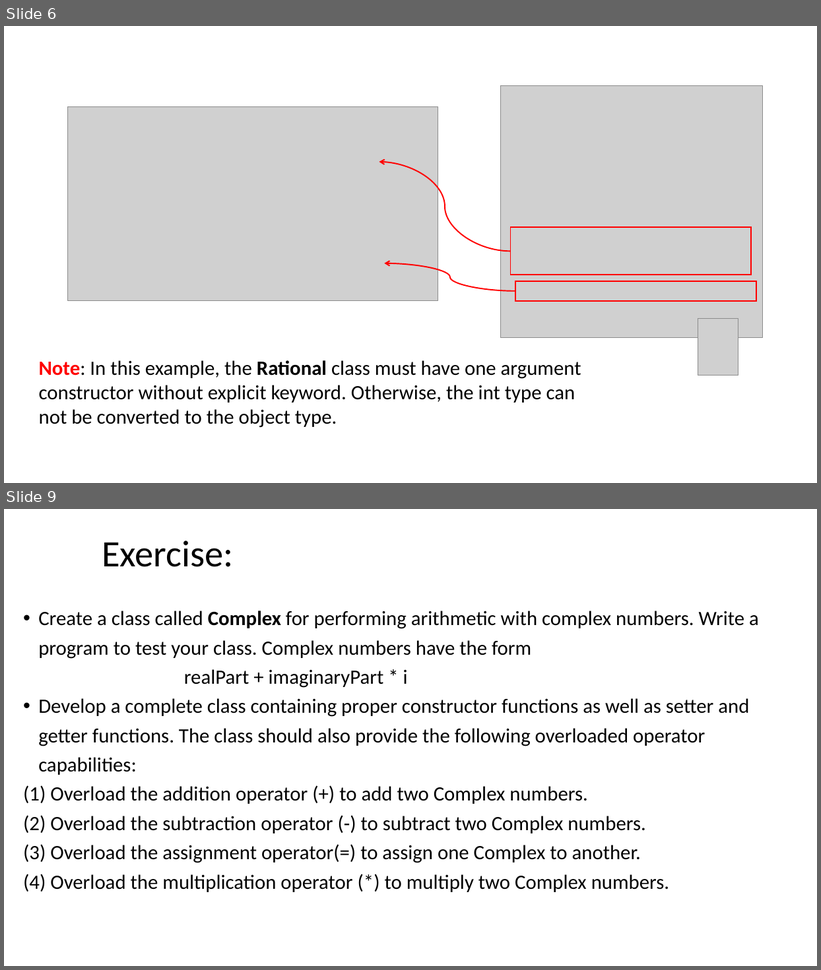
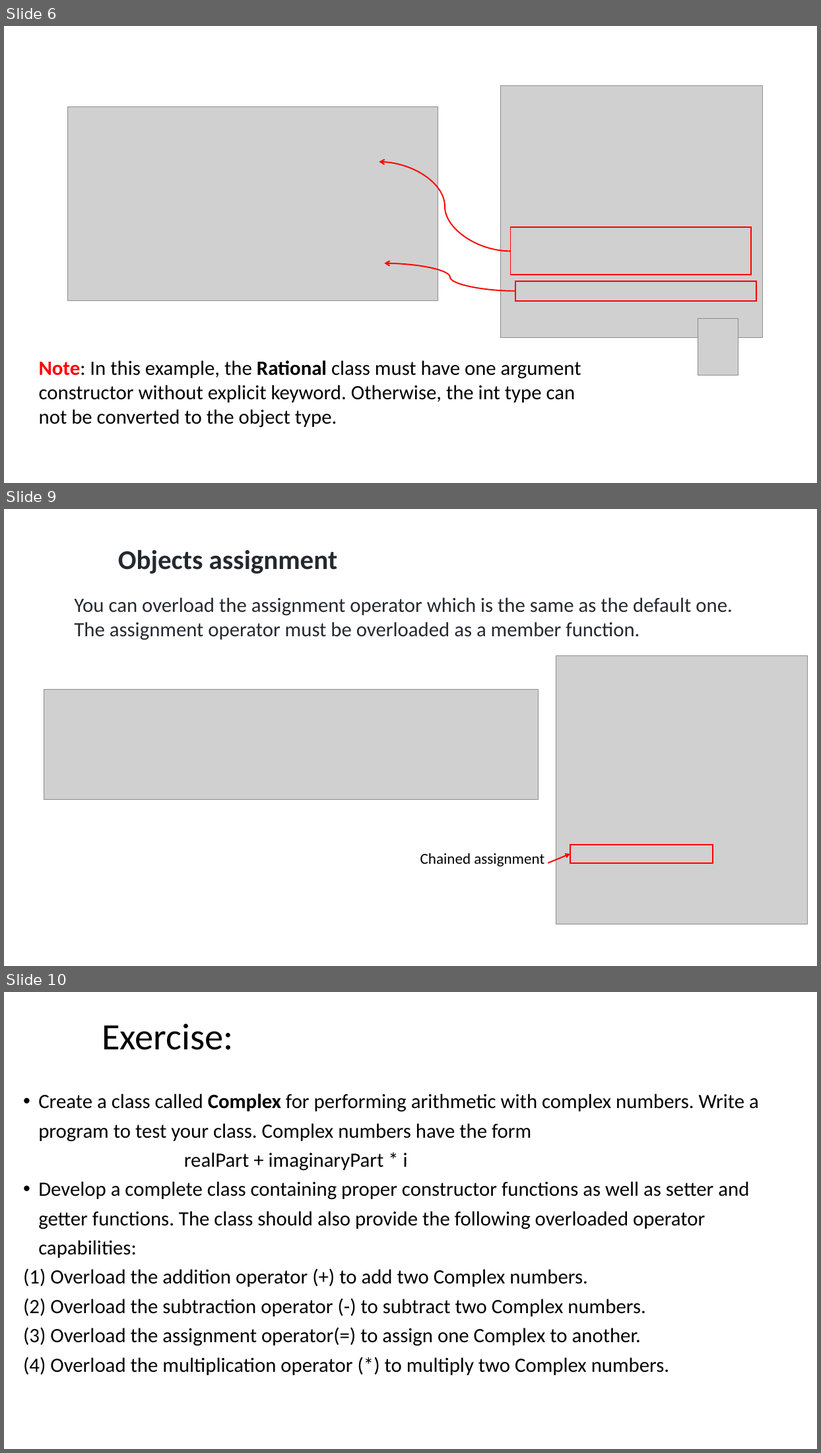
Before and after one commit to ShiqiYu/CPP, a slide deck: week10/Lab10.pptx. Shown one above the other, each under a label of ours: slides 6 and 9 before the commit, slides 6, 9 and 10 after it; the slides between them are not shown. The pictures are 821x970 and 821x1453 pixels, drawn with LibreOffice and Linux fonts; fonts in the diff are those of the drawing; grey boxes stand for pictures; background and template pictures are left out. Boxes give left, top, right and bottom in pixels: in the first picture for what was removed or moved away, otherwise in the second. Text is boxed around its words. In the diff, an @@ line names an element or a change of style, - is before the commit and + after.

```diff
--- a/week10/Lab10.pptx
+++ b/week10/Lab10.pptx
@@ slide 9 added at (4,509,817,966), background #FFFFFF @@
@@ text added at (118,550,338,574), 32 pt, text #24292F, bold @@
+Objects assignment
@@ text added at (74,597,732,640), 24 pt, text #24292F @@
+You can overload the assignment operator which is the same as the default one. The assignment operator must be overloaded as a member function.
@@ picture added at (556,656,808,923) @@
@@ picture added at (44,690,539,800) @@
@@ rectangle added at (571,845,714,864), outline #FF0000 1.5 pt @@
@@ text added at (420,854,545,867), 18 pt, text #000000 @@
+Chained assignment
@@ arrow added from (548, 863) to (571, 854), #FF0000 1.5 pt @@
@@ what was slide 9 is now slide 10 @@
```
Also in this commit, not shown: 6 slides changed, 2 other files.
